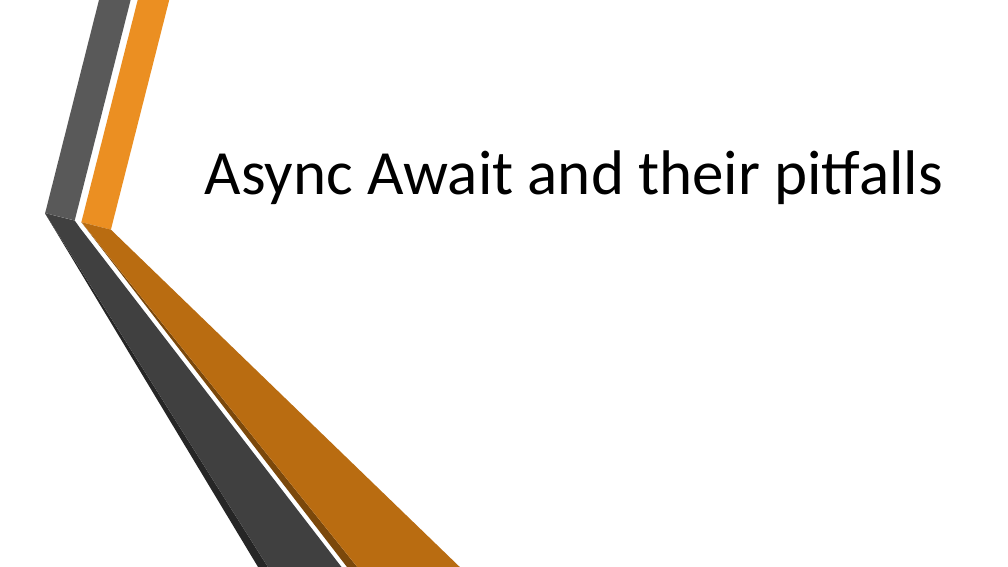
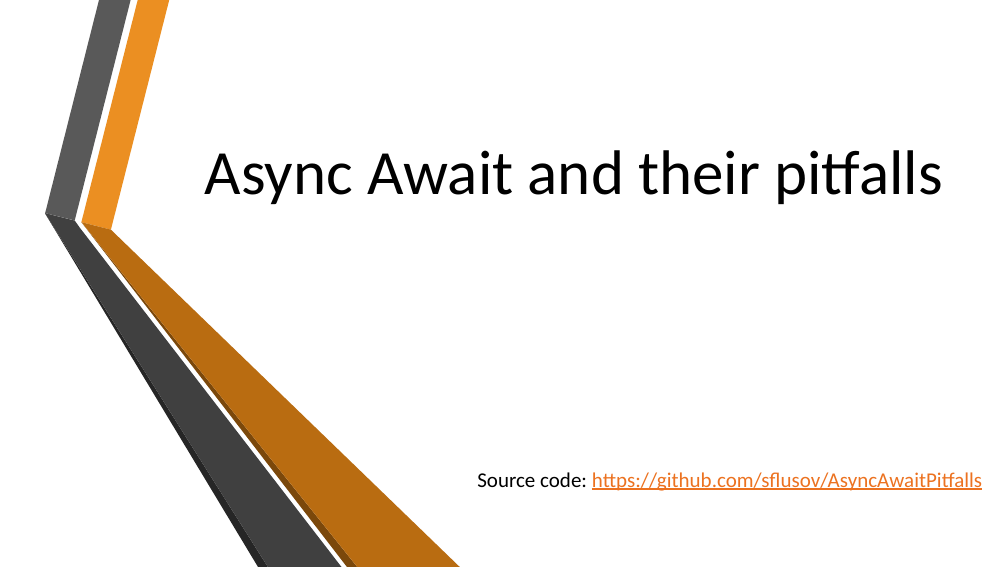
Before and after one commit to sflusov/AsyncAwaitPitfalls, a slide deck: slide 1 of Async Await and their pitfalls.pptx. Drawn at 1008x567 pixels with LibreOffice and Linux fonts; fonts in the diff are those of the drawing; background and template pictures are left out. Boxes give left, top, right and bottom in pixels: in the first picture for what was removed or moved away, otherwise in the second. Text is boxed around its words. In the diff, an @@ line names an element or a change of style, - is before the commit and + after.

```diff
--- a/Async Await and their pitfalls.pptx
+++ b/Async Await and their pitfalls.pptx
@@ text added at bbox=[477, 472, 982, 491], 20 pt, text #EC7220, underline @@
+Source code: https://github.com/sflusov/AsyncAwaitPitfalls
```
Also in this commit, not shown: 3 other slides changed, 6 slides added, 4 other files.
